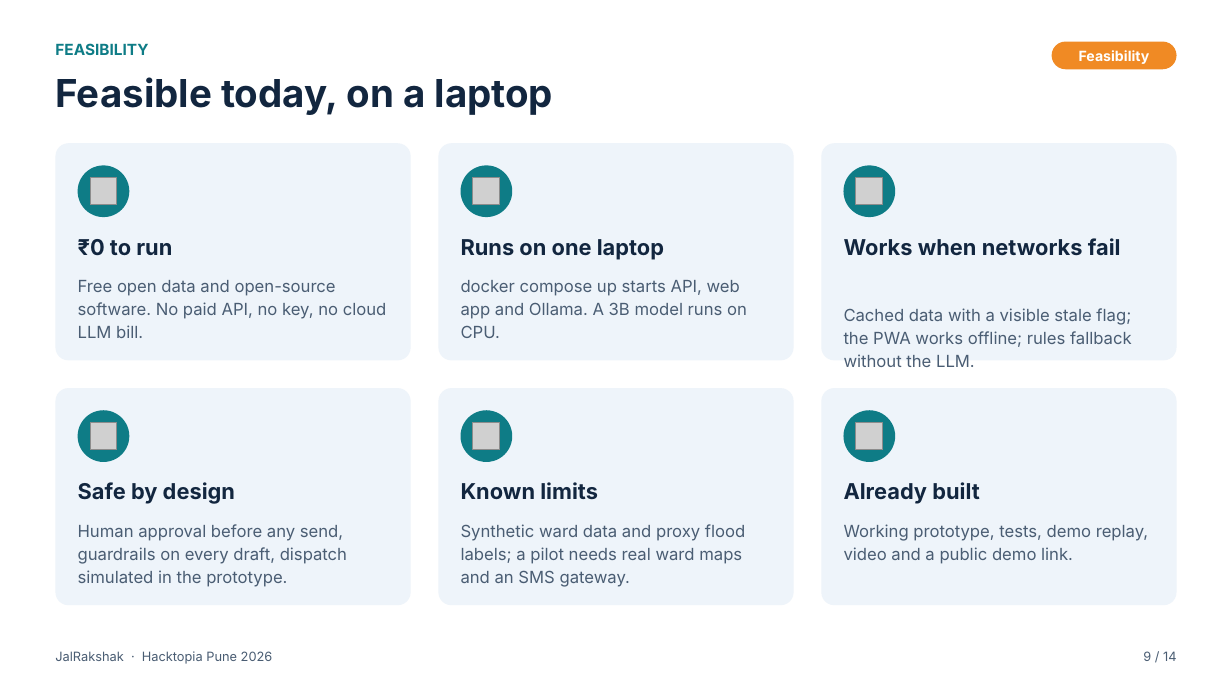
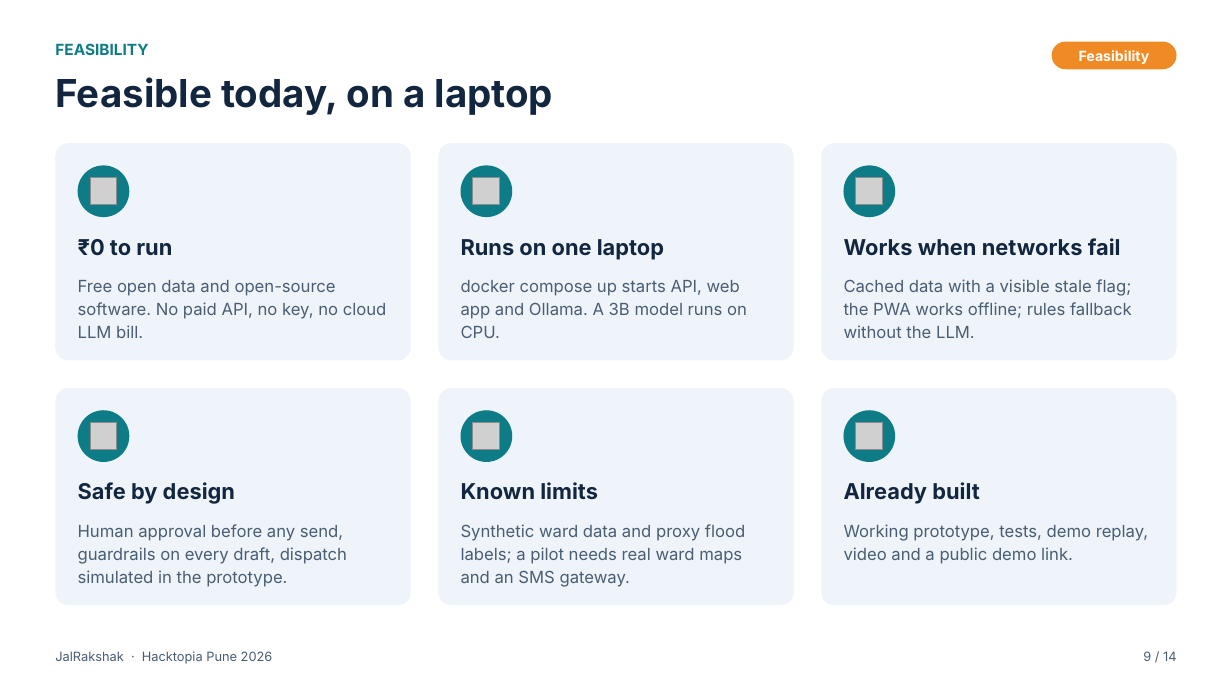
Before and after one commit to madhavzanwar/Jal-rakshak, a slide deck: slide 9 of submission/hacktopia-pune-2026/JalRakshak_HacktopiaPune2026.pptx. Drawn at 1232x693 pixels with LibreOffice and Linux fonts; fonts in the diff are those of the drawing; grey boxes stand for pictures. Boxes give left, top, right and bottom in pixels: in the first picture for what was removed or moved away, otherwise in the second. Text is boxed around its words. In the diff, an @@ line names an element or a change of style, - is before the commit and + after.

```diff
--- a/submission/hacktopia-pune-2026/JalRakshak_HacktopiaPune2026.pptx
+++ b/submission/hacktopia-pune-2026/JalRakshak_HacktopiaPune2026.pptx
@@ text "Cached data with a visible ..." moved from (x1=844, y1=308, x2=1132, y2=367) to (x1=844, y1=279, x2=1132, y2=338) @@
```
Also in this commit, not shown: 10 other slides changed, 16 other files.
